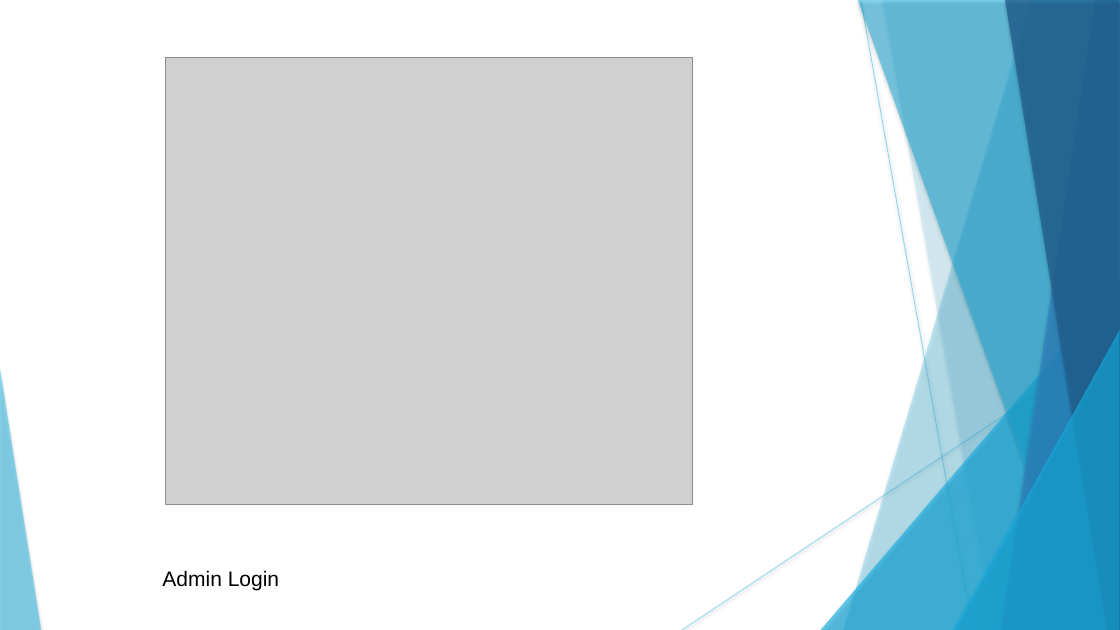
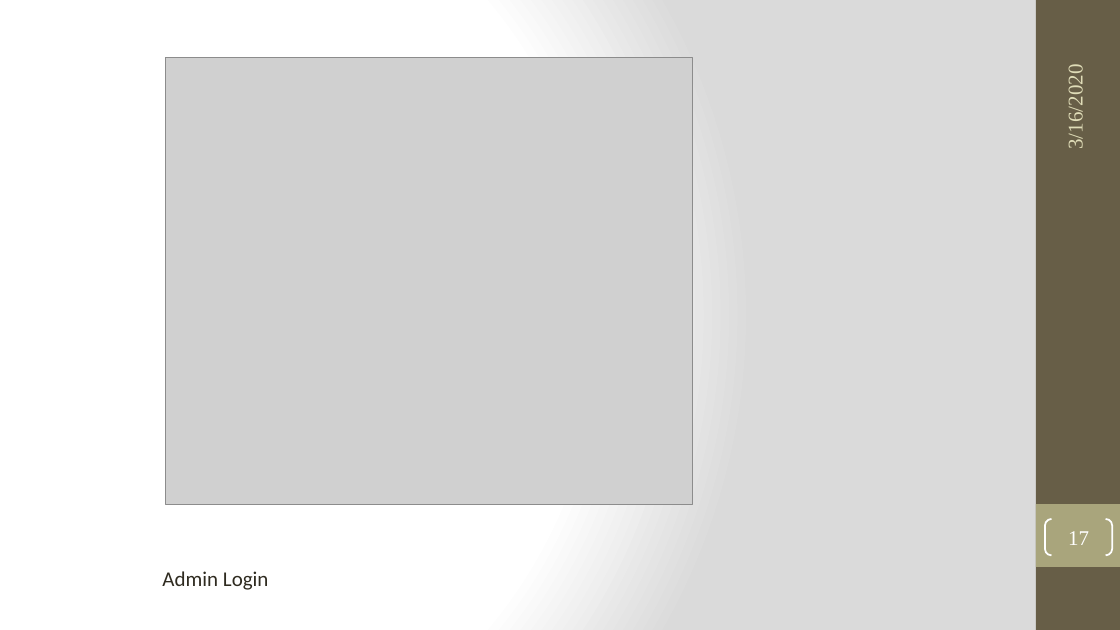
Before and after one commit to KojuOrg/E-Mart-Document, a slide deck: slide 17 of MidDefence/Presentation/MidTerm.pptx. Drawn at 1120x630 pixels with LibreOffice and Linux fonts; fonts in the diff are those of the drawing; grey boxes stand for pictures. Boxes give left, top, right and bottom in pixels: in the first picture for what was removed or moved away, otherwise in the second. Text is boxed around its words. In the diff, an @@ line names an element or a change of style, - is before the commit and + after.

```diff
--- a/MidDefence/Presentation/MidTerm.pptx
+++ b/MidDefence/Presentation/MidTerm.pptx
@@ background #FFFFFF to gradient #FFFFFF to #DADADA @@
@@ rectangle added at (1036,0,1120,630), fill #675E47 @@
@@ text added at (1064,72,1087,147), 18 pt, text #DFDCB7 @@
+3/16/2020
@@ group removed at (0,0,1120,630): 5 freeform shapes, 3 triangles, 2 lines @@
@@ rectangle added at (1036,504,1120,567), fill #A9A57C @@
@@ page number added at (1045,519,1112,555), outline #FFFFFF 1.5 pt, 18 pt, text #FFFFFF @@
+17
@@ text "Admin Login" at (162,571,269,590): font Arial to Calibri, text colour #000000 to #2F2B20 @@
```
Also in this commit, not shown: 21 other slides changed, 1 other file.
